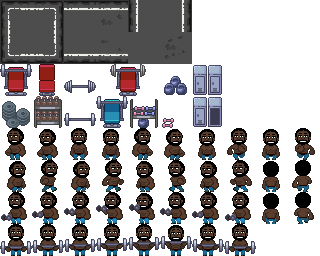
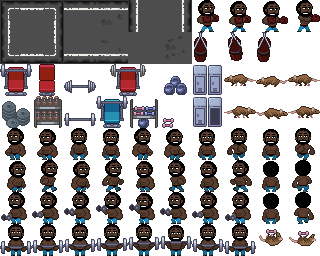
Layers edited between the first and the second 320x256 image:
added layer "Tło" (12th of 19) above "Tło" over [259, 229, 316, 246]
added layer "Tło" (13th of 19) above "Tło" over [224, 74, 320, 119]
added layer "Tło" (14th of 19) above "Tło" over [194, 0, 320, 62]
